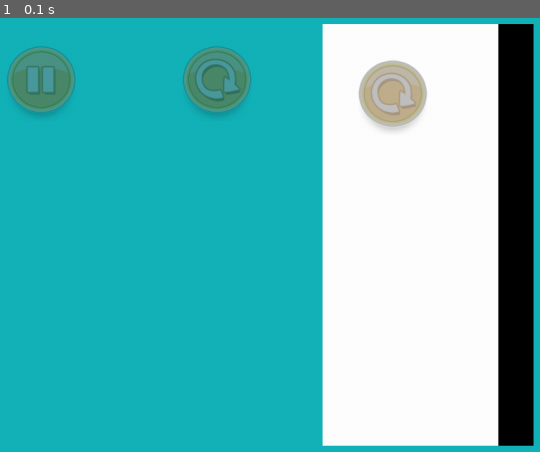
Above: before the commit, frame 1.
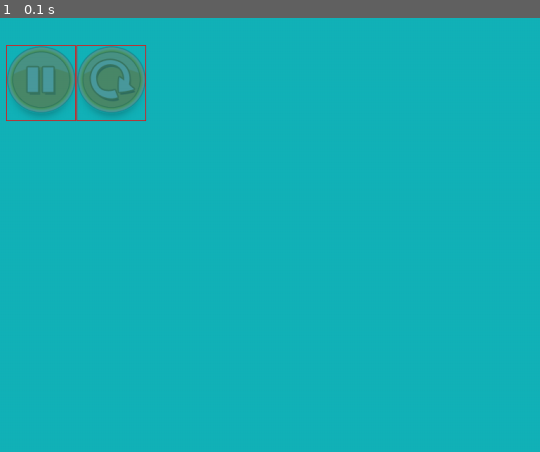
Above: after the commit, the same moment.

Repository: yunyuyuan/pygame-angry-birds
Game: pygame game, started from main.py
The game is run twice, just before and just after one commit, with the same random seed, the same clock (stepped at 60 frames per second) and the same inputs.
Inputs:
- Up to frame 1 (0.1 s): no input

The runs differ from the first frame. In frame 1, 42% of the frame differs, in the area x 1-99%, y 1-99%.

Commit message:
chapter 12

Diff:
--- a/src/__init__.py
+++ b/src/__init__.py
@@ -12,6 +12,7 @@
 # 单例静态class
 class Game(object):
     running = True
+    debug = True
 
     geometry = (1280, 720)
     screen: pygame.Surface
--- a/src/components/button.py
+++ b/src/components/button.py
@@ -10,21 +10,25 @@
 class Button(ElementSurface, AnimationSurface):
     def __init__(
         self,
-        size: Tuple[float, float],
         pos: Tuple[float, float],
         img: ButtonImgMap,
         max_scale = 1.3,
         *args, **kwargs
     ):
-        super().__init__(size = size, *args, **kwargs)
-        self.size = size
-        self.pos = pos
+        super().__init__(size=img.value[1], pos=pos, *args, **kwargs)
         self.scale = 1
+        self.img_type = img
         self.img = clip_img("images/BUTTONS_SHEET_1.png", *img.value)
 
     def mouse_event(self, event: pygame.event.Event) -> bool:
+        is_inside = self.is_mouse_inside(event)
         if event.type == pygame.MOUSEMOTION:
-            pass
+            if is_inside:
+                # button 放大动画
+                print(self.img_type)
+            else:
+                # button 缩小动画
+                pass
         elif event.type == pygame.MOUSEBUTTONDOWN:
             pass
         return False
@@ -32,4 +36,7 @@
     def draw(self):
         real_size = self.size
         real_pos = self.pos
-        self.parent.surface.blit(self.img, pygame.Rect(real_pos, real_size))
+        target_rect = pygame.Rect(real_pos, real_size)
+        self.parent.surface.blit(self.img, target_rect)
+        if Game.debug:
+            pygame.draw.rect(self.parent.surface, pygame.Color(255, 0, 0), target_rect, width=1)
--- a/src/components/rect.py
+++ b/src/components/rect.py
@@ -12,14 +12,14 @@
         color: pygame.Color,
         *args, **kwargs
     ):
-        super().__init__(size=size, *args, **kwargs)
-        self.size = size
-        self.pos = pos
+        super().__init__(size=size, pos=pos, *args, **kwargs)
         self.color = color
 
     def mouse_event(self, event: pygame.event.Event) -> bool:
+        is_inside = self.is_mouse_inside(event)
         if event.type == pygame.MOUSEMOTION:
-            pass
+            if is_inside:
+                print('rect')
         elif event.type == pygame.MOUSEBUTTONDOWN:
             pass
         return False
--- a/src/game/__init__.py
+++ b/src/game/__init__.py
@@ -31,15 +31,16 @@
     def __init__(self, *args, **kwargs):
         super().__init__(*args, **kwargs)
 
-        self.pause_btn = Button(size=(100, 50), pos=(50, 50), img=ButtonImgMap.pause, parent=self)
-        self.reset_btn = Button(size=(100, 50), pos=(300, 50), img=ButtonImgMap.reset, parent=self)
+        self.pause_btn = Button(pos=(50, 50), img=ButtonImgMap.pause, parent=self)
+        self.reset_btn = Button(pos=(150, 50), img=ButtonImgMap.reset, parent=self)
 
-        self.left_board = ContainerSurface(size=(300, 600), pos=(500, 20), visible=True, parent=self)
+        # 侧边栏
+        self.left_board = ContainerSurface(size=(300, 600), pos=(50, 20), visible=False, parent=self)
         self.left_board_bg = RectSurface(size=(250, 600), pos=(0, 0), color=pygame.Color(255, 255, 255), parent=self.left_board)
-        self.resume_btn = Button(size=(100, 50), pos=(50, 50), img=ButtonImgMap.resume, parent=self.left_board)
-        self.left_board.children.extend([self.resume_btn, self.left_board_bg])
+        self.resume_btn = Button(pos=(50, 50), img=ButtonImgMap.resume, parent=self.left_board)
+        self.left_board.children.extend([self.left_board_bg, self.resume_btn])
 
-        self.children.extend([self.left_board, self.pause_btn, self.reset_btn])
+        self.children.extend([self.pause_btn, self.reset_btn, self.left_board])
 
     def draw(self):
         self.surface.fill("#13b3b9")
--- a/src/surface.py
+++ b/src/surface.py
@@ -13,11 +13,18 @@
     '''
     带有鼠标和键盘事件的Drawable
     '''
-    def __init__(self, size: Tuple[float, float], parent: Union[None, "ContainerSurface"] = None, visible = True, *args, **kwargs):
+    def __init__(self, size: Tuple[float, float], pos: Tuple[float, float], parent: Union[None, "ContainerSurface"] = None, visible = True, *args, **kwargs):
         super().__init__(*args, **kwargs)
         self.surface = pygame.Surface(size=size)
+        self.size = size
+        self.pos = pos
         self.visible = visible
         self.parent = parent
+
+
+    def is_mouse_inside(self, event: pygame.event.Event) -> bool:
+        return 0 <= event.pos[0]-self.pos[0] <= self.size[0] and \
+               1 <= event.pos[1]-self.pos[1] <= self.size[1]
 
     def mouse_event(self, event: pygame.event.Event) -> bool:
         ''' 返回True则说明被拦截，不再继续往下处理 '''
@@ -38,9 +45,7 @@
         pos: Tuple[float, float] = (0, 0),
         *args, **kwargs
     ):
-        self.size = size if size else Game.geometry
-        super().__init__(size=self.size, *args, **kwargs)
-        self.pos = pos
+        super().__init__(size=size if size else Game.geometry, pos=pos, *args, **kwargs)
         self.children: List[EventSurface] = []
 
     @property
@@ -53,8 +58,10 @@
         return reversed(self.visible_children)
 
     def mouse_event(self, event: pygame.event.Event) -> bool:
-        if True:
-            # 鼠标在container内部, 拦截
+        # 鼠标在container内部, 拦截
+        if self.is_mouse_inside(event=event):
+            # 修改为相对坐标
+            event.pos = (event.pos[0]-self.pos[0], event.pos[1]-self.pos[1])
             for child in self.children_stack:
                 if child.mouse_event(event):
                     break
@@ -62,7 +69,7 @@
         return False
 
     def keyboard_event(self, event: pygame.event.Event) -> bool:
-        # 键盘事件永远被拦截
+        # 键盘事件永远被第一个拦截
         for child in self.children_stack:
             if child.keyboard_event(event):
                 break
@@ -70,7 +77,7 @@
 
     def draw(self):
         ''' 按顺序画出每一个子组件 '''
-        for child in self.children_stack:
+        for child in self.visible_children:
             child.draw()
         parent_surface = self.parent.surface if self.parent else Game.screen
         parent_surface.blit(self.surface, self.pos)
@@ -96,15 +103,12 @@
     '''
     def __init__(self, speed = 1, *args, **kwargs):
         super().__init__(*args, **kwargs)
-        # 0代表静止，1代表向前
-        self.status = 0
         # 0~100步
         self.progress = 0
         self.speed = speed
 
-    def start_animation(self, status: int):
-        if self.status == status:
-            return
+    def next_step(self, status: int):
+        pass
 
     def animation_step(self):
         pass
@@ -113,5 +117,5 @@
     '''
     基本组件
     '''
-    def __init__(self, size: Tuple[float, float], *args, **kwargs):
-        super().__init__(size=size, *args, **kwargs)
+    def __init__(self, size: Tuple[float, float], pos: Tuple[float, float], *args, **kwargs):
+        super().__init__(size=size, pos=pos, *args, **kwargs)
--- a/src/utils/enums.py
+++ b/src/utils/enums.py
@@ -3,7 +3,7 @@
 class ButtonImgMap(Enum):
     setting = ((10, 10), (10, 10))
     pause = ((254, 739), (99, 108))
-    resume = ((254, 852), (99, 108))
+    resume = ((902, 294), (71, 80))
     reset = ((254, 852), (99, 108))
 
 
